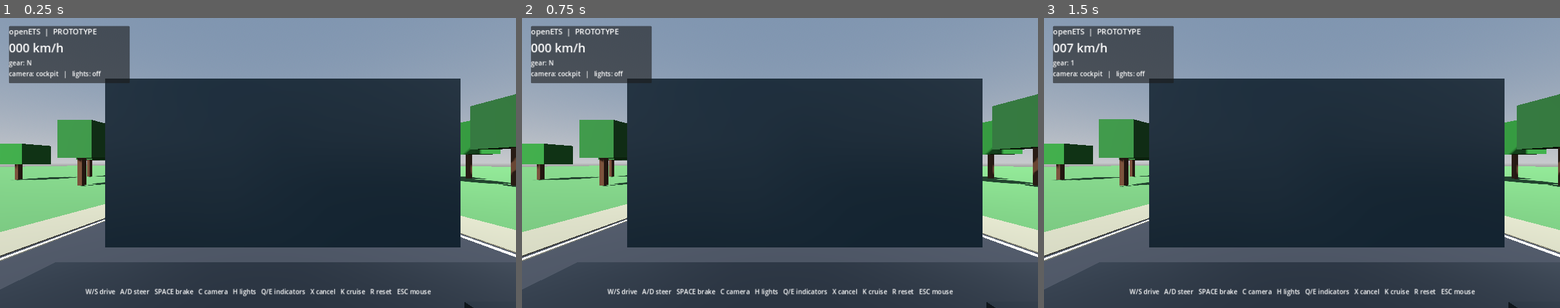
Above: before the commit, frames 1-3 (left to right).
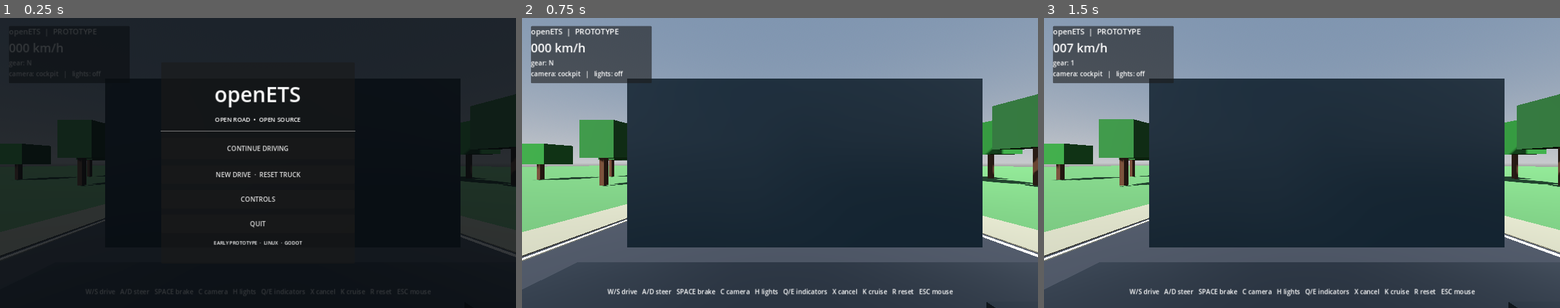
Above: after the commit, the same moments.

Repository: bleezhi/openETS
Game: Godot game, scene res://scenes/main.tscn
Same seed, same stepped clock (60 frames per second), same inputs: the game is played once before the commit and once after it.
Inputs (mouse positions are in pixels of both pictures, inside the frame that each line leads up to):
- Up to frame 1 (0.25 s): no input
- Up to frame 2 (0.75 s): click (780, 174) at 0.5 s, where only the run after the commit has a clickable "NEW DRIVE · RESET TRUCK"
- Up to frame 3 (1.5 s): tap Enter at 1.25 s; move the mouse to (1327, 163) at 1.27 s; hold Up (ui_up) from 1.28 s (still down); tap E at 1.35 s; click (1327, 163) at 1.42 s

The runs differ from the first frame. In frame 1, 99% of the frame differs, in the area x 0-100%, y 0-100%; in frame 2, nothing differs; in frame 3, nothing differs.

Commit message:
Add interactive openETS main menu

Diff:
--- a/scripts/main.gd
+++ b/scripts/main.gd
@@ -14,6 +14,9 @@
 var heading := 0.0
 var third_person := false
 var paused := false
+var in_main_menu := true
+var menu_layer: CanvasLayer
+var menu_root: Control
 var headlights_on := false
 var left_indicator_on := false
 var right_indicator_on := false
@@ -44,7 +47,8 @@
 	_make_truck()
 	_make_camera()
 	_make_hud()
-	Input.set_mouse_mode(Input.MOUSE_MODE_CAPTURED)
+	_make_main_menu()
+	Input.set_mouse_mode(Input.MOUSE_MODE_VISIBLE)
 
 func _make_materials() -> void:
 	road_material = _mat(Color(0.12, 0.13, 0.15), 0.95)
@@ -225,8 +229,102 @@
 	hud.add_child(help_label)
 	_update_hud()
 
+func _make_main_menu() -> void:
+	menu_layer = CanvasLayer.new()
+	menu_layer.layer = 10
+	add_child(menu_layer)
+	menu_root = Control.new()
+	menu_root.set_anchors_and_offsets_preset(Control.PRESET_FULL_RECT)
+	menu_layer.add_child(menu_root)
+	var shade := ColorRect.new()
+	shade.set_anchors_and_offsets_preset(Control.PRESET_FULL_RECT)
+	shade.color = Color(0.025, 0.04, 0.055, 0.82)
+	menu_root.add_child(shade)
+	var center := CenterContainer.new()
+	center.set_anchors_and_offsets_preset(Control.PRESET_FULL_RECT)
+	menu_root.add_child(center)
+	var panel := PanelContainer.new()
+	panel.custom_minimum_size = Vector2(480, 500)
+	center.add_child(panel)
+	var content := VBoxContainer.new()
+	content.alignment = BoxContainer.ALIGNMENT_CENTER
+	content.add_theme_constant_override("separation", 15)
+	panel.add_child(content)
+	var logo := Label.new()
+	logo.text = "openETS"
+	logo.horizontal_alignment = HORIZONTAL_ALIGNMENT_CENTER
+	logo.add_theme_font_size_override("font_size", 52)
+	content.add_child(logo)
+	var subtitle := Label.new()
+	subtitle.text = "OPEN ROAD  •  OPEN SOURCE"
+	subtitle.horizontal_alignment = HORIZONTAL_ALIGNMENT_CENTER
+	subtitle.add_theme_font_size_override("font_size", 15)
+	content.add_child(subtitle)
+	content.add_child(HSeparator.new())
+	var drive_button := Button.new()
+	drive_button.text = "CONTINUE DRIVING"
+	drive_button.custom_minimum_size = Vector2(320, 54)
+	drive_button.pressed.connect(_start_driving)
+	content.add_child(drive_button)
+	var new_button := Button.new()
+	new_button.text = "NEW DRIVE  ·  RESET TRUCK"
+	new_button.custom_minimum_size = Vector2(320, 46)
+	new_button.pressed.connect(_new_drive)
+	content.add_child(new_button)
+	var controls_button := Button.new()
+	controls_button.text = "CONTROLS"
+	controls_button.custom_minimum_size = Vector2(320, 46)
+	controls_button.pressed.connect(_show_controls)
+	content.add_child(controls_button)
+	var quit_button := Button.new()
+	quit_button.text = "QUIT"
+	quit_button.custom_minimum_size = Vector2(320, 46)
+	quit_button.pressed.connect(_quit_game)
+	content.add_child(quit_button)
+	var footer := Label.new()
+	footer.text = "EARLY PROTOTYPE  ·  LINUX  ·  GODOT"
+	footer.horizontal_alignment = HORIZONTAL_ALIGNMENT_CENTER
+	footer.add_theme_font_size_override("font_size", 12)
+	content.add_child(footer)
+
+func _start_driving() -> void:
+	in_main_menu = false
+	menu_layer.visible = false
+	Input.set_mouse_mode(Input.MOUSE_MODE_CAPTURED)
+
+func _new_drive() -> void:
+	truck_position = Vector3.ZERO
+	heading = 0.0
+	speed = 0.0
+	steering = 0.0
+	third_person = false
+	headlights_on = false
+	headlight_left.visible = false
+	headlight_right.visible = false
+	_update_camera(0.0)
+	_update_hud()
+	_start_driving()
+
+func _show_controls() -> void:
+	var dialog := AcceptDialog.new()
+	dialog.title = "openETS controls"
+	dialog.dialog_text = "W / S  Accelerate and reverse\nA / D  Steer\nSPACE  Brake\nC  Cockpit / chase camera\nH  Headlights\nQ / E  Indicators\nX  Cancel indicators\nK  Cruise control\nR  Reset truck\nESC  Release mouse"
+	add_child(dialog)
+	dialog.confirmed.connect(dialog.queue_free)
+	dialog.canceled.connect(dialog.queue_free)
+	dialog.popup_centered(Vector2i(460, 390))
+
+func _quit_game() -> void:
+	get_tree().quit()
+
 func _unhandled_input(event: InputEvent) -> void:
 	if event is InputEventKey and event.pressed and not event.echo:
+		if in_main_menu and event.keycode == KEY_ESCAPE:
+			return
+		if not in_main_menu and event.keycode == KEY_ESCAPE:
+			var pause_mode := Input.MOUSE_MODE_VISIBLE if Input.get_mouse_mode() == Input.MOUSE_MODE_CAPTURED else Input.MOUSE_MODE_CAPTURED
+			Input.set_mouse_mode(pause_mode)
+			return
 		match event.keycode:
 			KEY_C:
 				third_person = not third_person
